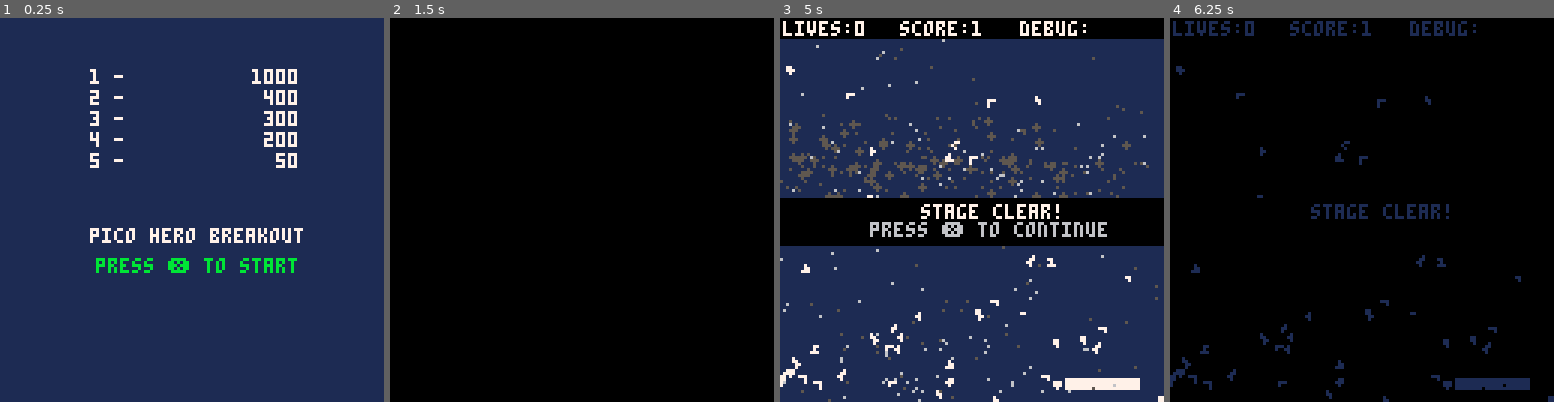
Above: before the commit, frames 1-4 (left to right).
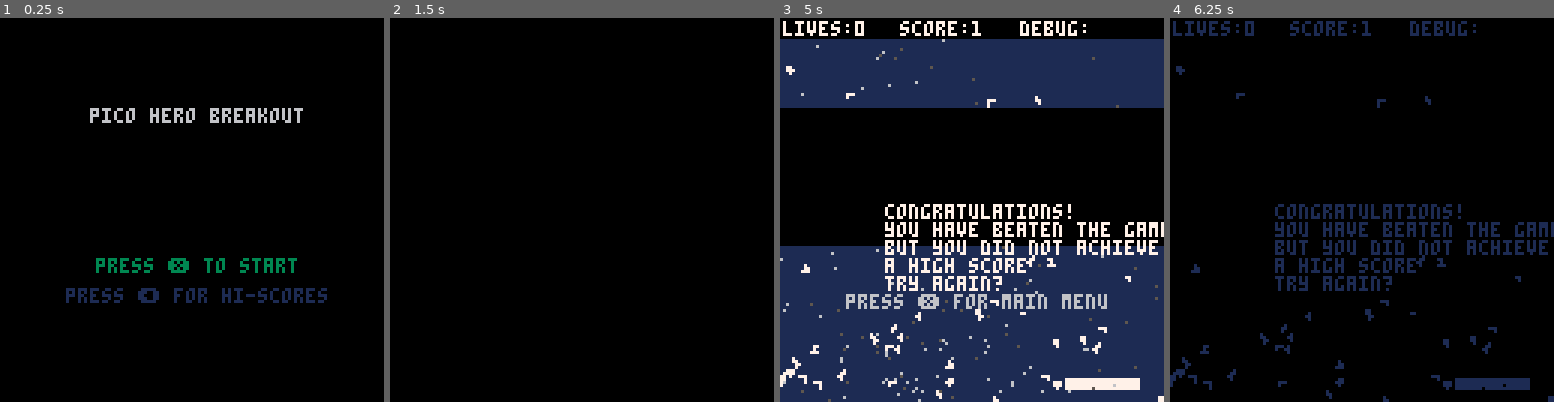
Above: after the commit, the same moments.

Repository: grantconnerywalker/MyPico-8Carts
Game: PICO-8 cartridge mybreakout.p8
Same seed, same stepped clock (60 frames per second), same inputs: the game is played once before the commit and once after it.
Inputs:
- Up to frame 1 (0.25 s): no input
- Up to frame 2 (1.5 s): tap X (X key) at 0.33, 1.07 s
- Up to frame 3 (5 s): hold Right 1.6-2.1 s; tap X (X key) at 1.85, 2.97, 4.08 s; hold Right 2.47-3.03 s; hold Left 3.08-3.58 s; hold Right 4.02-4.68 s
- Up to frame 4 (6.25 s): hold Left 5.08-5.68 s; tap X (X key) at 5.2 s; hold Right from 6.08 s (still down)

The runs differ from the first frame. In frame 1, 99% of the frame differs, in the area x 0-100%, y 0-100%; in frame 2, nothing differs; in frame 3, 29%; in frame 4, 4.3%.

Commit message:
Update mybreakout.p8

Diff:
--- a/mybreakout.p8
+++ b/mybreakout.p8
@@ -25,7 +26,7 @@
 	--levels[1]="i9b//x4b//sbsbsbsbsbsb"
 	--levels[1]="i9b/p9pp9p/p9pp9p"
 	levels[1]="////x4b/s9s"
- levels[2]="b9b/p9p/sxsxsxsxsx/xbxbxbxbxbx"
+ --levels[2]="b9b/p9p/sxsxsxsxsx/xbxbxbxbxbx"
 
 	shake=0
 
@@ -41,7 +42,7 @@
 	startcountdown=-1
 	govercountdown=-1
 
-	fadeperc=0
+	fadeperc=1
 
 	arrm=1
 	arrm2=1
@@ -55,9 +56,16 @@
 
 	--highscore
 	hs={}
+	hs1={}
+	hs2={}
+	hs3={}
+	reseths() --for some reason need to reset first in our implementation
 	loadhs()
-	hs[1]=1000
-	savehs()
+	addhs(450,2,2,2)
+ hschars={"a","b","c","d","e","f","g","h","i","j","k","l","m","n","o","p","q","r","s","t","u","v","w","x","y","z"}
+	hs_x=128
+	hs_dx=128
+	loghs=false
 
 	--debug
 	debug1=""
@@ -313,8 +321,8 @@
 
 	levelnum += 1
 	if levelnum > #levels then
-		--beaten the game, change
-		-- gameover to special screen
+		-- error. game about to load
+		-- a level that does not exist
 		startgame()
 	end
 	level = levels[levelnum]
@@ -397,10 +405,26 @@
 end
 
 function levelover()
- -- todo change sound
-	mode="leveloverwait"
+	mode="wait"
 	govercountdown=60
 	blink_s=16
+end
+
+function wingame()
+	mode="winnerwait"
+	govercountdown=60
+	blink_s=16
+
+	-- determine score high enough
+	printh("\n\nchecking score")
+	printh(score)
+	printh(hs[5])
+	if score>hs[5] then
+		loghs=false
+		-- change above to true
+	else
+		loghs=false
+	end
 end
 
 function levelfinished()
@@ -989,16 +1013,40 @@
 		update_levelover()
 	elseif mode=="leveloverwait" then
 		update_leveloverwait()
+	elseif mode=="winner" then
+		update_winner()
+	elseif mode=="winnerwait" then
+		update_winnerwait()
 	end
 end
 
 function update_start()
+	-- slide the high score list
+	if hs_x!=hs_dx then
+		hs_x+=(hs_dx-hs_x)/5
+	end
+
 	if startcountdown < 0 then
+
+		-- fade in game
+		if fadeperc!=0 then
+			fadeperc-=0.05
+			if fadeperc<0 then
+				fadeperc=0
+			end
+		end
+
 		if btn(5) then
 			startcountdown=80
 			blink_s=1
 			sfx(13)
 			--startgame()
+		end
+		if btnp(0) then
+			hs_dx=0
+		end
+		if btnp(1) then
+			hs_dx=128
 		end
 	else
 		startcountdown-=1
@@ -1009,6 +1057,8 @@
 			blink_s=8
 		--	fadeperc=0
 			startgame()
+			hs_x=128
+			hs_dx=0
 		end
 	end
 end
@@ -1038,6 +1088,35 @@
 	if govercountdown<=0 then
 		govercountdown=-1
   mode="gameover"
+	end
+end
+
+function update_winnerwait()
+	govercountdown-=1
+	if govercountdown<=0 then
+		govercountdown=-1
+  mode="winner"
+  sfx(8)
+	end
+end
+
+function update_winner()
+ if	govercountdown<0 then
+		if btn(5) then
+			govercountdown=80
+			blink_s=1
+			sfx(15)
+		end
+	else
+		govercountdown-=1
+		fadeperc=(80-govercountdown)/80
+		doblink()
+		if govercountdown<=0 then
+			govercountdown=-1
+			blink_s=8
+			--fadeperc=0
+			mode="start"
+		end
 	end
 end
 
@@ -1229,7 +1308,11 @@
 		-- check if win
 		if levelfinished() then
 			_draw()
-			levelover()
+			if levelnum >= #levels then
+				wingame()
+			else
+				levelover()
+			end
 		end
 
 		-- move ball
@@ -1294,6 +1377,10 @@
 		draw_levelover()
 	elseif mode=="leveloverwait" then
 		draw_game()
+	elseif mode=="winner" then
+		draw_winner()
+	elseif mode=="winnerwait" then
+		draw_game()
 	end
 
 	--fade the screen
@@ -1387,10 +1474,11 @@
 end
 
 function draw_start()
-	cls(1)
-	prinths(0)
-	print("pico hero breakout",30,70,7)
+	cls()
+	prinths(hs_x)
+	print("pico hero breakout",30+(hs_x-128),30,7)
 	print("press ❎ to start",32,80,blink_g)
+	print("press ⬅️ for hi-scores",22,90,3)
 end
 
 function draw_gameover()
@@ -1405,6 +1493,21 @@
 	print("press ❎ to continue",30,68,blink_w)
 end
 
+function draw_winner()
+	if loghs then
+		--won, type name for score
+	else
+		-- won but no high score
+		rectfill(0,30,128,75,0)
+		print("congratulations!",35,62,7)
+		print("you have beaten the game!",35,68,7)
+		print("but you did not achieve",35,74,7)
+		print("a high score",35,80,7)
+		print("try again?",35,86,7)
+		print("press ❎ for main menu",22,92,blink_w)
+	end
+end
+
 -->8
 -----------------------------
 -------- high score ---------
@@ -1412,32 +1515,58 @@
 
 -- resets the high score list
 function reseths()
-	dset(0,500)
-	dset(1,400)
-	dset(2,300)
-	dset(3,200)
-	dset(4,100)
-
-	dget(0)
-end
-
-function reseths()
-	-- create default values
-	-- create default values
-	hs={500,400,300,200,50}
+	hs={10,300,400,200,1000}
+	hs1={1,1,8,1,1}
+	hs2={2,5,1,9,15}
+	hs3={1,2,5,21,1}
+
+	sorths()
 	savehs()
+	--dget(0)
+end
+
+-- add a new high score
+function addhs(_score,_c1,_c2,_c3)
+	add(hs,_score)
+	add(hs1,_c1)
+	add(hs2,_c2)
+	add(hs3,_c3)
+	sorths()
+end
+
+-- sort high score
+function sorths()
+ for i=1,#hs do
+  local j = i
+  while j > 1 and hs[j-1] < hs[j] do
+   hs[j],hs[j-1]=hs[j-1],hs[j]
+   hs1[j],hs1[j-1]=hs1[j-1],hs1[j]
+   hs2[j],hs2[j-1]=hs2[j-1],hs2[j]
+   hs3[j],hs3[j-1]=hs3[j-1],hs3[j]
+   j = j - 1
+  end
+ end
 end
 
 -- load the high score
 function loadhs()
-	local _slot
+	local _slot=0
 	if dget(0)==1 then
 		-- load the data
-		_slot=1
+		_slot+=1
 		for i=1,5 do
+		 printh("\n\nprinting slots")
+		 printh(dget(_slot))
+		 printh(dget(_slot+1))
+		 printh(dget(_slot+2))
+		 printh(dget(_slot+3))
 			hs[i]=dget(_slot)
-			_slot+=1
-		end
+			hs1[i]=dget(_slot+1)
+			hs2[i]=dget(_slot+2)
+			hs3[i]=dget(_slot+3)
+			_slot+=4
+		end
+		sorths()
 	else
 		reseths()
 	end
@@ -1450,16 +1579,39 @@
 	_slot=1
 	for i=1,5 do
 		dset(_slot, hs[i])
-		_slot+=1
+		dset(_slot+1, hs1[i])
+		dset(_slot+2, hs2[i])
+		dset(_slot+3, hs3[i])
+		_slot+=4
 	end
 end
 
 --print the high score
 function prinths(_x)
+	rectfill(_x+30,4,_x+99,12,8)
+	print("high scores",_x+45,6,7)
 	for i=1,5 do
-		print(i.." - ",_x+30,10+7*i,7)
+		-- player rank
+		print(i.." - ",_x+30,10+7*i,5)
+
+		local _c=7
+		if i==1 then
+		 _c=blink_w
+		end
+
+  local _name
+  _name = hschars[hs1[i]]
+  printh("\n\n new logs")
+  printh("hs1[i] "..hs1[i])
+  printh(_name)
+  _name = _name..hschars[hs2[i]]
+  _name = _name..hschars[hs3[i]]
+		--print(hs[i]..hs2[i]..hs3[i],_x+45,10+7*i,7)
+		print(_name,_x+45,10+7*i,_c)
+
+		-- player score
 		local _score=" "..hs[i]
-		print(_score,(_x+100)-(#_score*4),10+7*i,7)
+		print(_score,(_x+100)-(#_score*4),10+7*i,_c)
 	end
 end
 __gfx__
